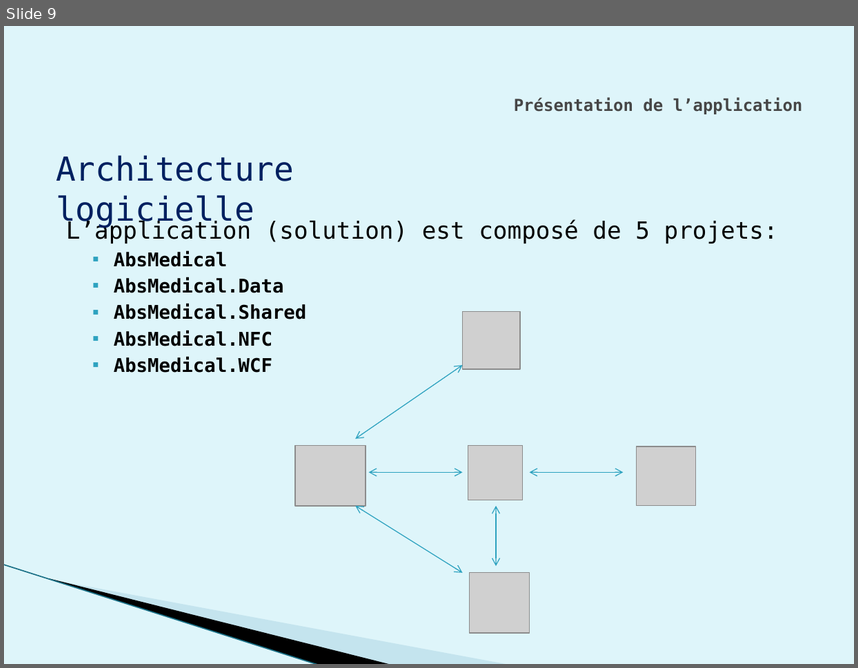
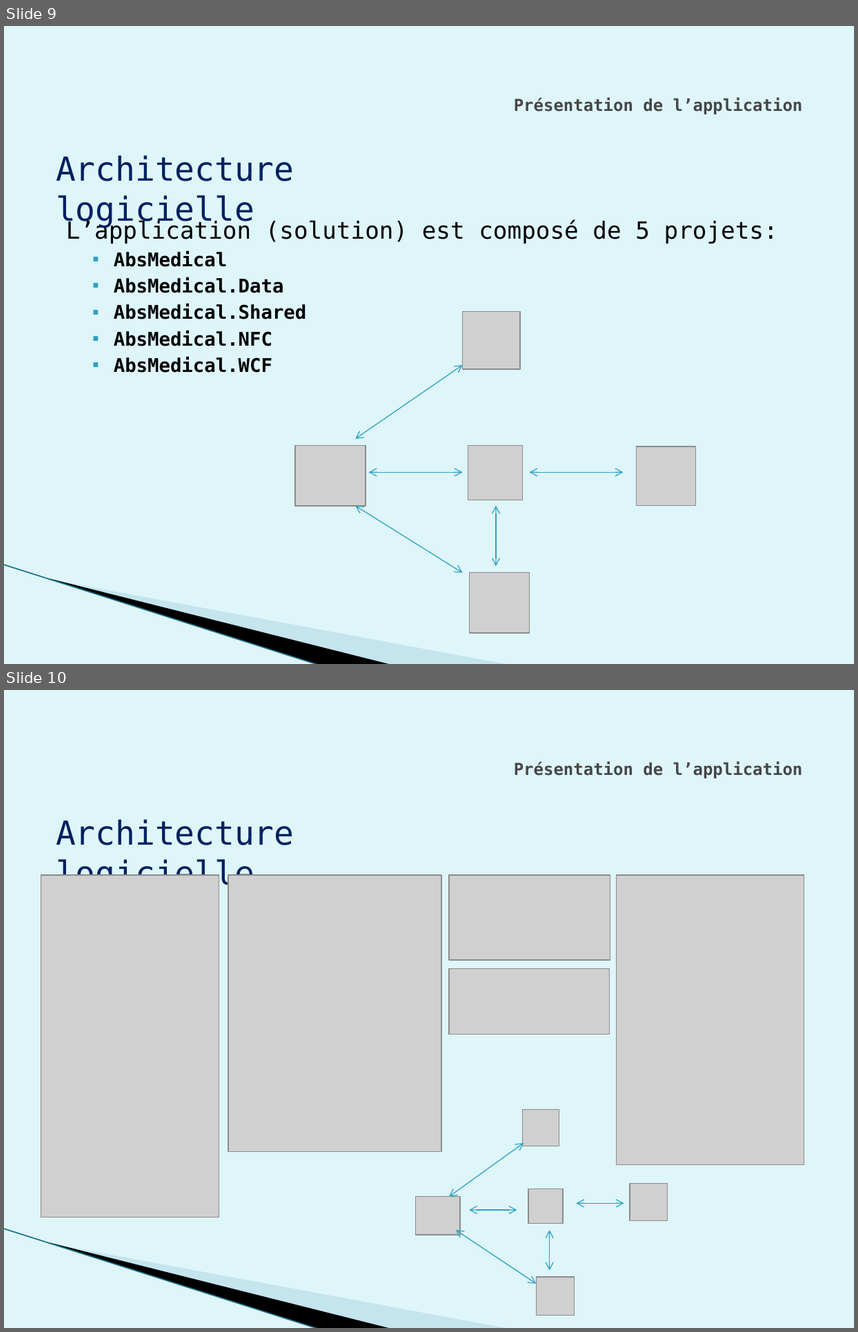
Before and after one commit to weetrax/AbsMedicalWPF, a slide deck: doc/Diapo.pptx. Shown one above the other, each under a label of ours: slide 9 before the commit, slides 9 and 10 after it. The pictures are 858x668 and 858x1332 pixels, drawn with LibreOffice and Linux fonts; fonts in the diff are those of the drawing; grey boxes stand for pictures; background and template pictures are left out. Boxes give left, top, right and bottom in pixels: in the first picture for what was removed or moved away, otherwise in the second. Text is boxed around its words. In the diff, an @@ line names an element or a change of style, - is before the commit and + after.

```diff
--- a/doc/Diapo.pptx
+++ b/doc/Diapo.pptx
@@ slide 10 added at (4, 690, 854, 1328), background #DEF5FA; not listed: 3 template elements that a slide beside it also shows @@
@@ title added at (514, 761, 803, 778), 14 pt, text #464646, bold @@
+Présentation de l’application
@@ text added at (56, 819, 294, 892), 28 pt, text #002060 @@
+Architecture logicielle
@@ picture added at (41, 876, 219, 1217) @@
@@ picture added at (228, 876, 441, 1152) @@
@@ picture added at (450, 876, 611, 960) @@
@@ picture added at (616, 876, 804, 1165) @@
@@ picture added at (450, 969, 610, 1034) @@
@@ picture added at (523, 1109, 559, 1145) @@
@@ double arrow added from (450, 1196) to (524, 1142), #2DA2BF 0.75 pt @@
@@ picture added at (630, 1183, 667, 1221) @@
@@ picture added at (415, 1196, 459, 1234) @@
@@ picture added at (528, 1188, 564, 1223) @@
@@ double arrow added from (576, 1203) to (624, 1203), #2DA2BF 0.75 pt @@
@@ double arrow added from (469, 1210) to (517, 1210), #2DA2BF 0.75 pt @@
@@ double arrow added from (455, 1230) to (536, 1283), #2DA2BF 0.75 pt @@
@@ double arrow added from (550, 1270) to (550, 1230), #2DA2BF 0.75 pt @@
@@ picture added at (536, 1276, 575, 1315) @@
```
Also in this commit, not shown: 2 other slides added.
